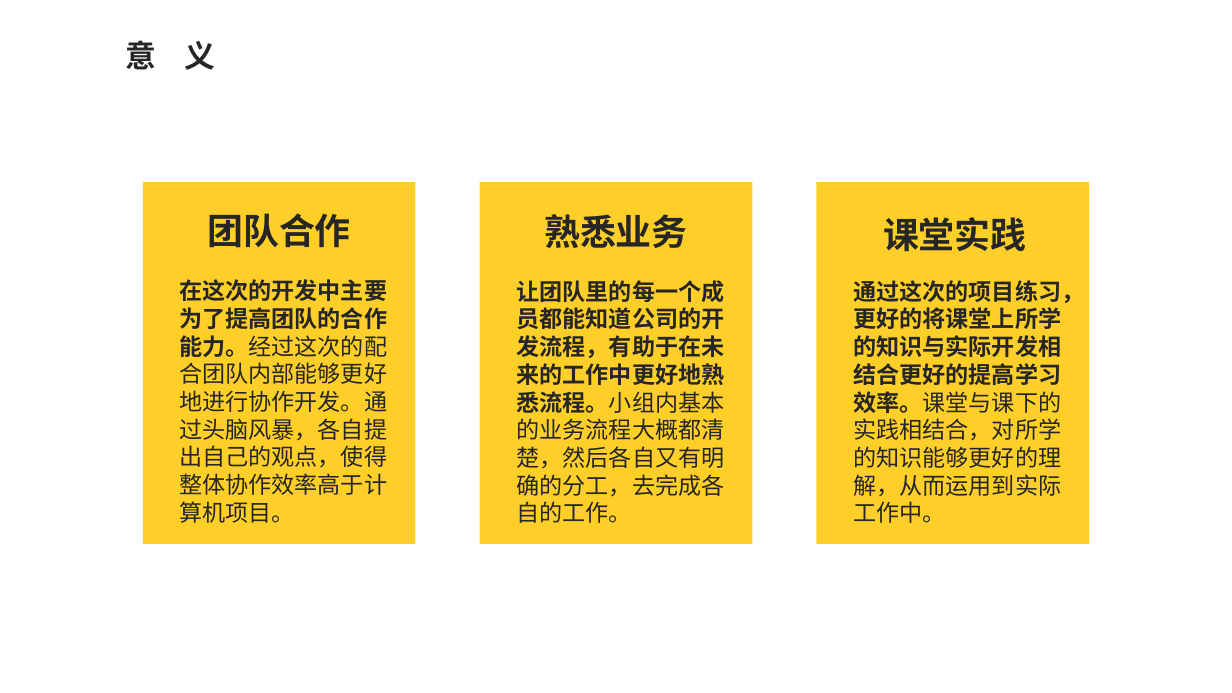
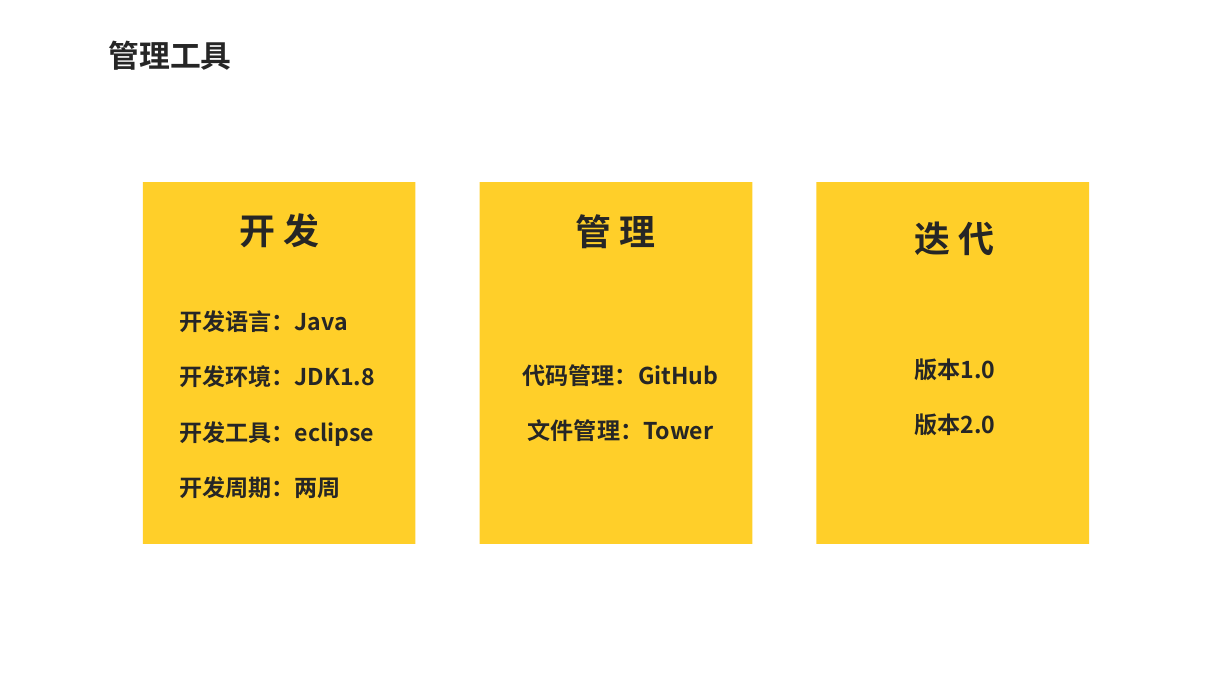
Before and after one commit to 1004032560/FourKings, a slide deck: slide 5 of 飞机大战项目/飞机大战.pptx. Drawn at 1232x693 pixels with LibreOffice and Linux fonts; fonts in the diff are those of the drawing; background and template pictures are left out. Boxes give left, top, right and bottom in pixels: in the first picture for what was removed or moved away, otherwise in the second. Text is boxed around its words. In the diff, an @@ line names an element or a change of style, - is before the commit and + after.

```diff
--- a/飞机大战项目/飞机大战.pptx
+++ b/飞机大战项目/飞机大战.pptx
@@ text at [109, 40, 232, 70]: text changed @@
-意 义
+管理工具
@@ text at [239, 213, 319, 248]: text changed @@
-团队合作
+开 发
@@ text at [576, 214, 656, 249]: text changed @@
-熟悉业务
+管 理
@@ text at [915, 221, 995, 255]: text changed @@
-课堂实践
+迭 代
@@ text at [179, 310, 375, 498]: text changed; bold on @@
-在这次的开发中主要为了提高团队的合作能力。经过这次的配合团队内部能够更好地进行协作开发。通过头脑风暴，各自提出自己的观点，使得整体协作效率高于计算机项目。
+开发语言：Java
+开发环境：JDK1.8
+开发工具：eclipse
+开发周期：两周
@@ text at [914, 358, 995, 435]: text changed @@
-通过这次的项目练习，更好的将课堂上所学的知识与实际开发相结合更好的提高学习效率。课堂与课下的实践相结合，对所学的知识能够更好的理解，从而运用到实际工作中。
+版本1.0
+版本2.0
@@ text at [523, 364, 719, 441]: text changed @@
-让团队里的每一个成员都能知道公司的开发流程，有助于在未来的工作中更好地熟悉流程。小组内基本的业务流程大概都清楚，然后各自又有明确的分工，去完成各自的工作。
+代码管理：GitHub
+文件管理：Tower
```
Also in this commit, not shown: 4 other slides changed.
